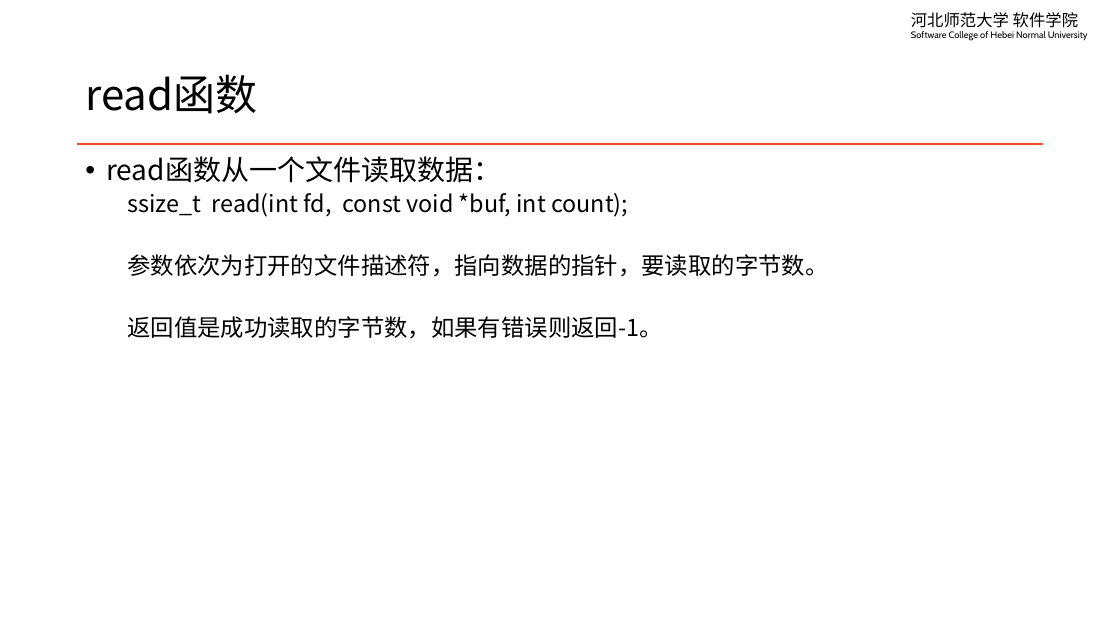
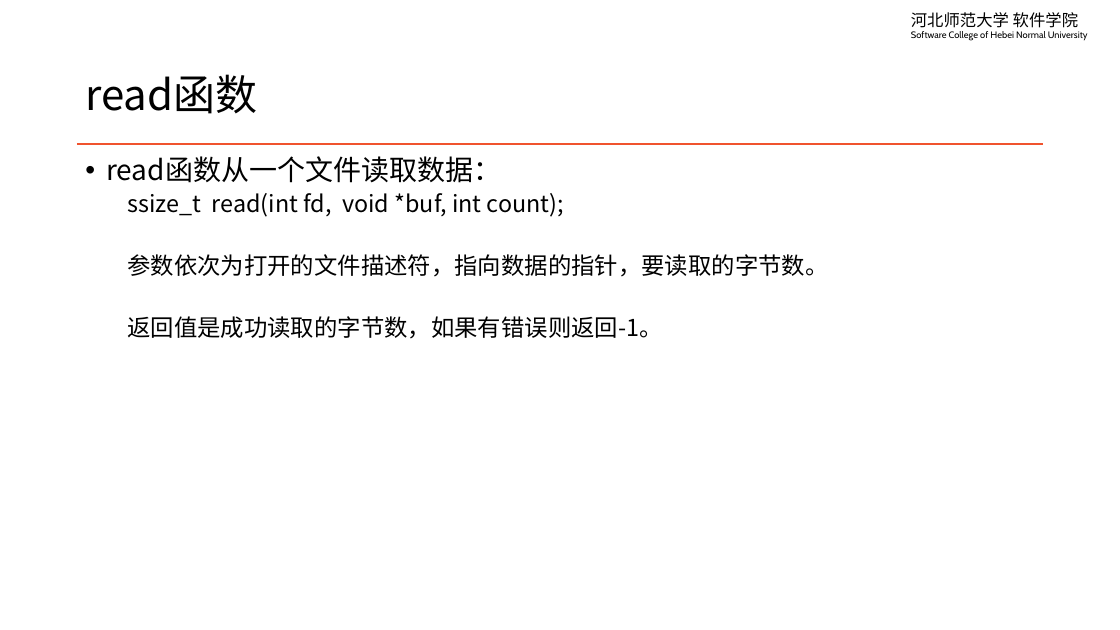
Before and after one commit to edu2act/course-linux-system, a slide deck: slide 5 of materials/slides/ch15-linux-syscalls-io.pptx. Drawn at 1120x630 pixels with LibreOffice and Linux fonts; fonts in the diff are those of the drawing. Boxes give left, top, right and bottom in pixels: in the first picture for what was removed or moved away, otherwise in the second. Text is boxed around its words. In the diff, an @@ line names an element or a change of style, - is before the commit and + after.

```diff
--- a/materials/slides/ch15-linux-syscalls-io.pptx
+++ b/materials/slides/ch15-linux-syscalls-io.pptx
@@ text at box(127, 193, 564, 217): text changed @@
-  ssize_t read(int fd, const void *buf, int count);
+  ssize_t read(int fd, void *buf, int count);
```
Also in this commit, not shown: 6 other files.
